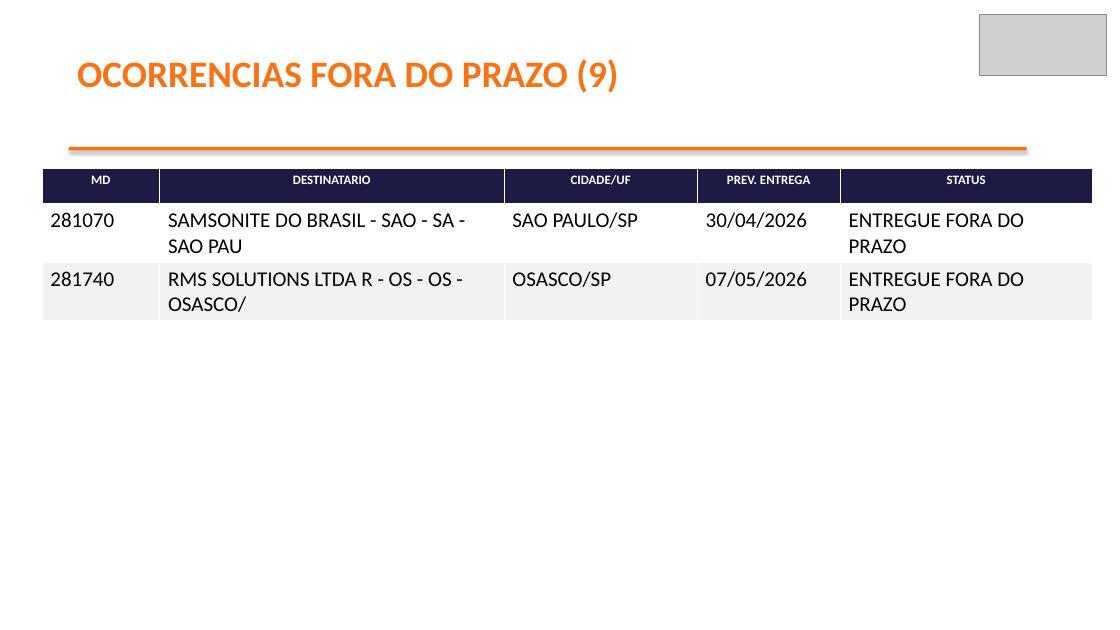
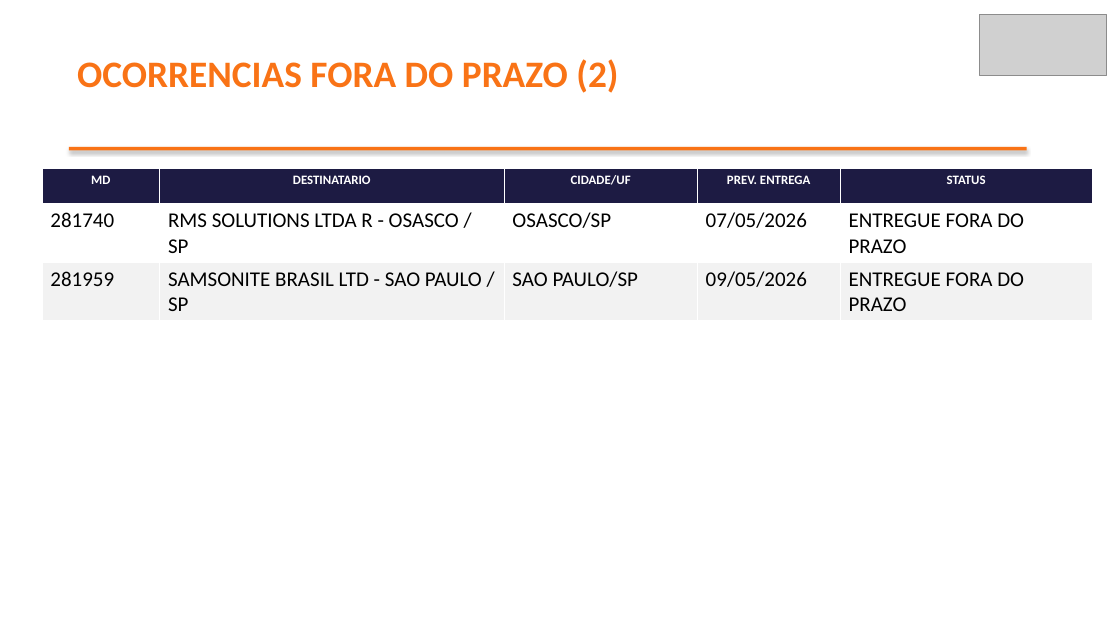
Before and after one commit to brendaelicia-sketch/PortoEX, a slide deck: slide 4 of pptx/maio_2026/SAMSONITE_BRASIL_LTDA.pptx. Drawn at 1120x630 pixels with LibreOffice and Linux fonts; fonts in the diff are those of the drawing; grey boxes stand for pictures. Boxes give left, top, right and bottom in pixels: in the first picture for what was removed or moved away, otherwise in the second. Text is boxed around its words. In the diff, an @@ line names an element or a change of style, - is before the commit and + after.

```diff
--- a/pptx/maio_2026/SAMSONITE_BRASIL_LTDA.pptx
+++ b/pptx/maio_2026/SAMSONITE_BRASIL_LTDA.pptx
@@ text at (77,59,618,93): text changed @@
-OCORRENCIAS FORA DO PRAZO (9)
+OCORRENCIAS FORA DO PRAZO (2)
@@ table at (42,168,1092,315) @@
-row 2: 281070 | SAMSONITE DO BRASIL - SAO - SA - SAO PAU | SAO PAULO/SP | 30/04/2026 | ENTREGUE FORA DO PRAZO
+row 2: 281740 | RMS SOLUTIONS LTDA R - OSASCO / SP | OSASCO/SP | 07/05/2026 | ENTREGUE FORA DO PRAZO
-row 3: 281740 | RMS SOLUTIONS LTDA R - OS - OS - OSASCO/ | OSASCO/SP | 07/05/2026 | ENTREGUE FORA DO PRAZO
+row 3: 281959 | SAMSONITE BRASIL LTD - SAO PAULO / SP | SAO PAULO/SP | 09/05/2026 | ENTREGUE FORA DO PRAZO
```
Also in this commit, not shown: 4 other slides changed, 1 slide added, 1 slide removed.
